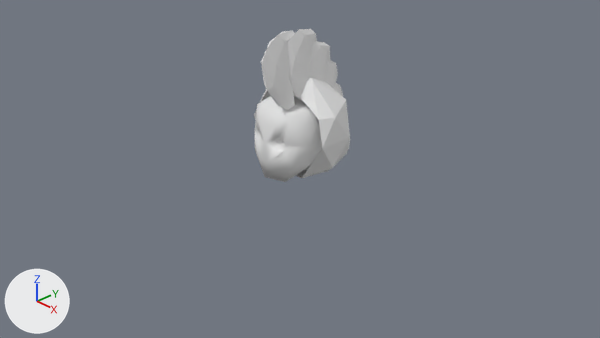
Renders of the Blender file maybraid/art/characters/hair/braid_hawk.blend from each side of a commit.
Both versions are drawn from the file's camera 'Camera'. Lighting does not change. The marker at lower left points along +X, +Y and +Z. The picture after the commit comes second.

The first picture shows 'Hood', 'Icosphere.007', 'MeerkatHead'.
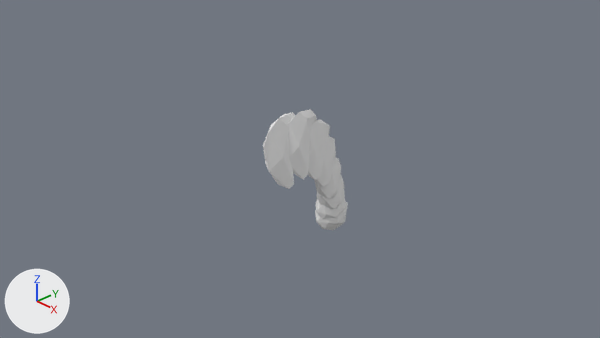
Pixel boxes [x1, y1, x2, y2] of what changed, in the pictures (600 x 338 px):
'Icosphere.007', moved, rescaled
    before: [261, 29, 350, 149]
    after: [263, 109, 348, 230]
'MeerkatHead', hidden
    before: [255, 96, 322, 182]
'Hood', hidden
    before: [254, 78, 350, 178]

The change, as a list of edits to the scene's bpy script:
```text
Change me_icosphere_009:
    used by ob_icosphere_007; location = (0.0, 0.643, 0.123); scale = (0.4, 0.2, 0.2)
    remove me_icosphere_009.from_pydata(...)  # 336 vertices, 640 faces; spans x -0.56..0.56, y -6.65..1.41, z -1.41..8.86
    add me_icosphere_009.from_pydata(...)  # 336 vertices, 640 faces; spans x -0.22..0.22, y -0.69..0.93, z -1.27..0.78
    me_icosphere_009 part 1: the whole mesh is scaled about its middle by (0.4, 0.2, 0.2), then moved by (0.0, 2.74, -3.97)
Change ob_meerkathead:
    add ob_meerkathead.hide_set(True)
Change ob_hood:
    add ob_hood.hide_set(True)
Change ob_icosphere_007:
    ob_icosphere_007.scale: (0.4, 0.2, 0.2) -> (1.0, 1.0, 1.0)
    ob_icosphere_007.location: (0.0, 0.643, 0.123) -> (0.0, 0.0, 0.0)
```
